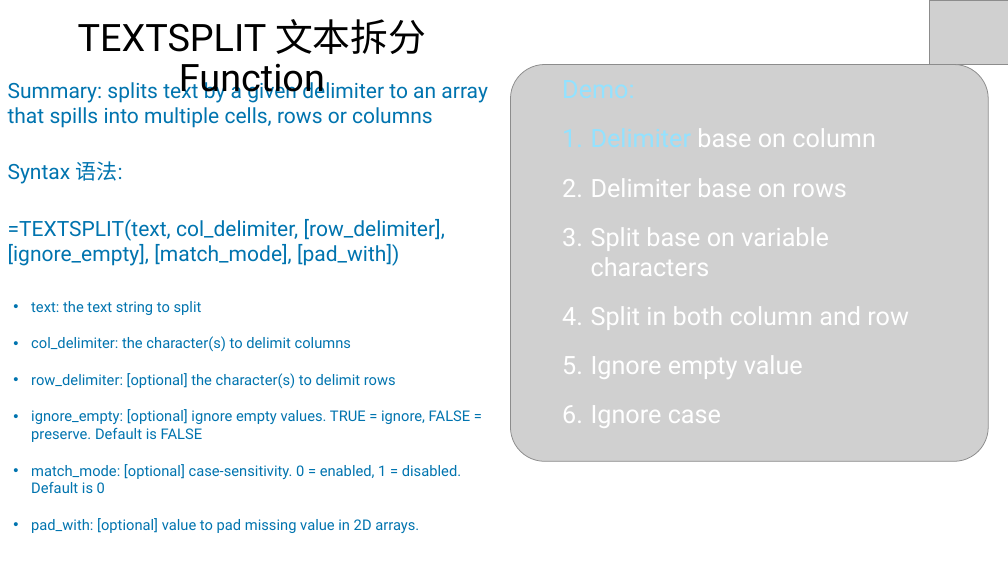
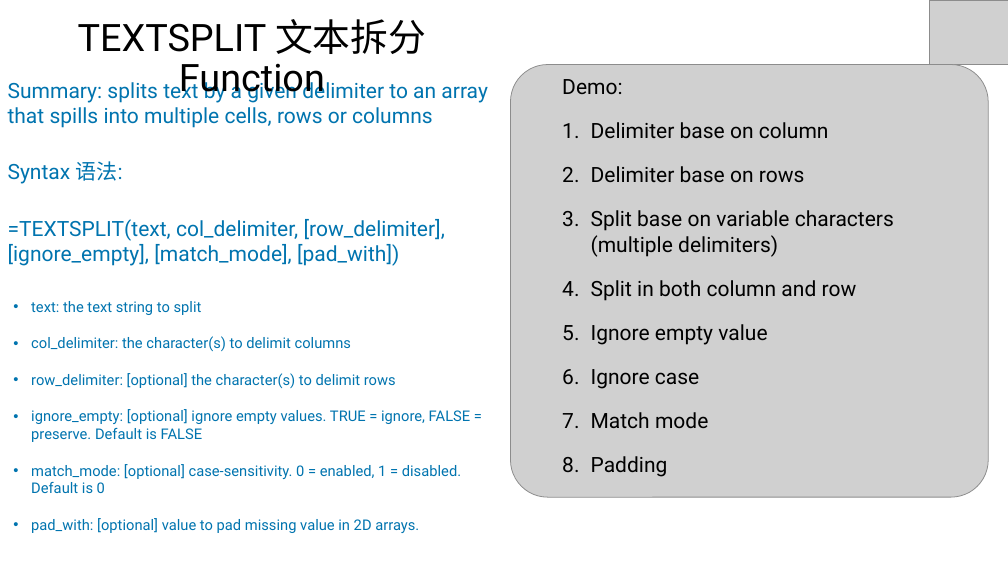
Before and after one commit to yasenstar/self_learning, a slide deck: slide 10 of tool-tips.pptx. Drawn at 1008x567 pixels with LibreOffice and Linux fonts; fonts in the diff are those of the drawing; grey boxes stand for pictures. Boxes give left, top, right and bottom in pixels: in the first picture for what was removed or moved away, otherwise in the second. Text is boxed around its words. In the diff, an @@ line names an element or a change of style, - is before the commit and + after.

Commit message:
prepare text split

```diff
--- a/tool-tips.pptx
+++ b/tool-tips.pptx
@@ picture: place and size @@
-picture at [510,64,988,461]
+picture at [510,64,988,497]
@@ text at [562,79,857,389]: size 24 to 20 pt in "Demo:", "Delimiter base on column", "Delimiter base on rows", "Split in both column and row" and 2 more places; text colour #93E2FF to #000000 in "Demo:", "Delimiter"; text colour #FFFFFF to #000000 in "base on column", "Delimiter base on rows", "Split in both column and row", "Ignore empty value" and 1 more places @@
@@ text at [591,210,894,257]: text changed; size 24 to 20 pt; text colour #FFFFFF to #000000 @@
-3. Split base on variable characters
+3. Split base on variable characters (multiple delimiters)
@@ text at [591,412,708,477]: paragraphs added @@
+7. Match mode
+8. Padding
```
Also in this commit, not shown: 1 other file.
